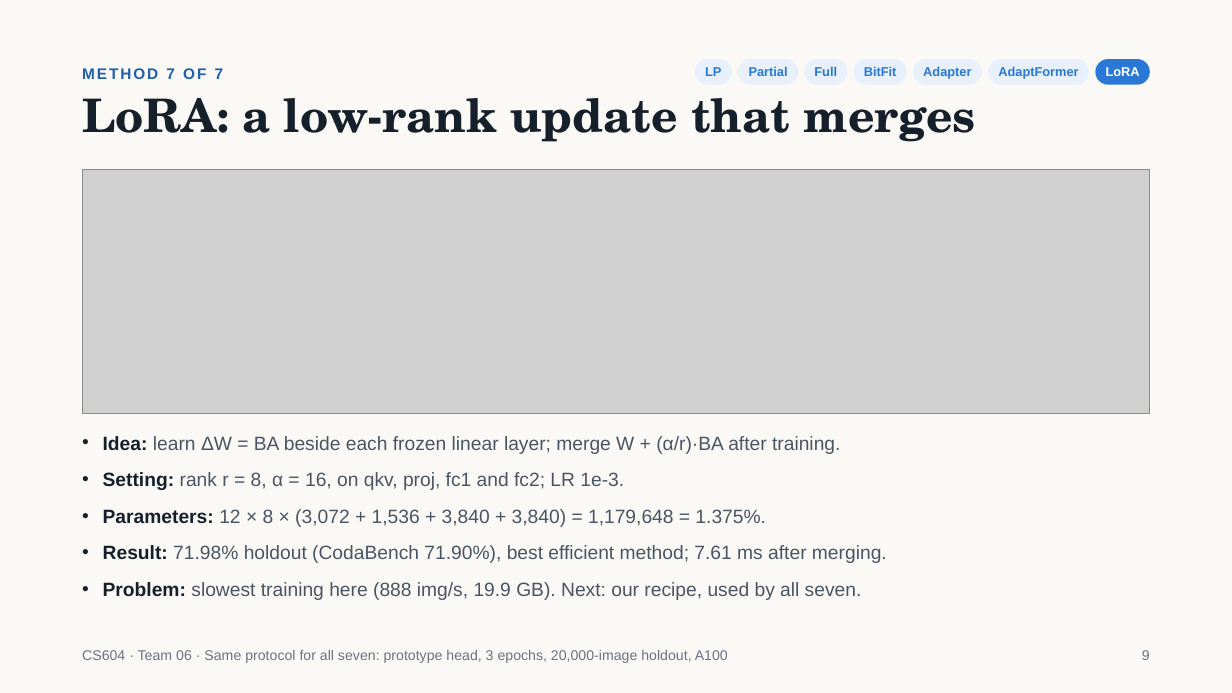
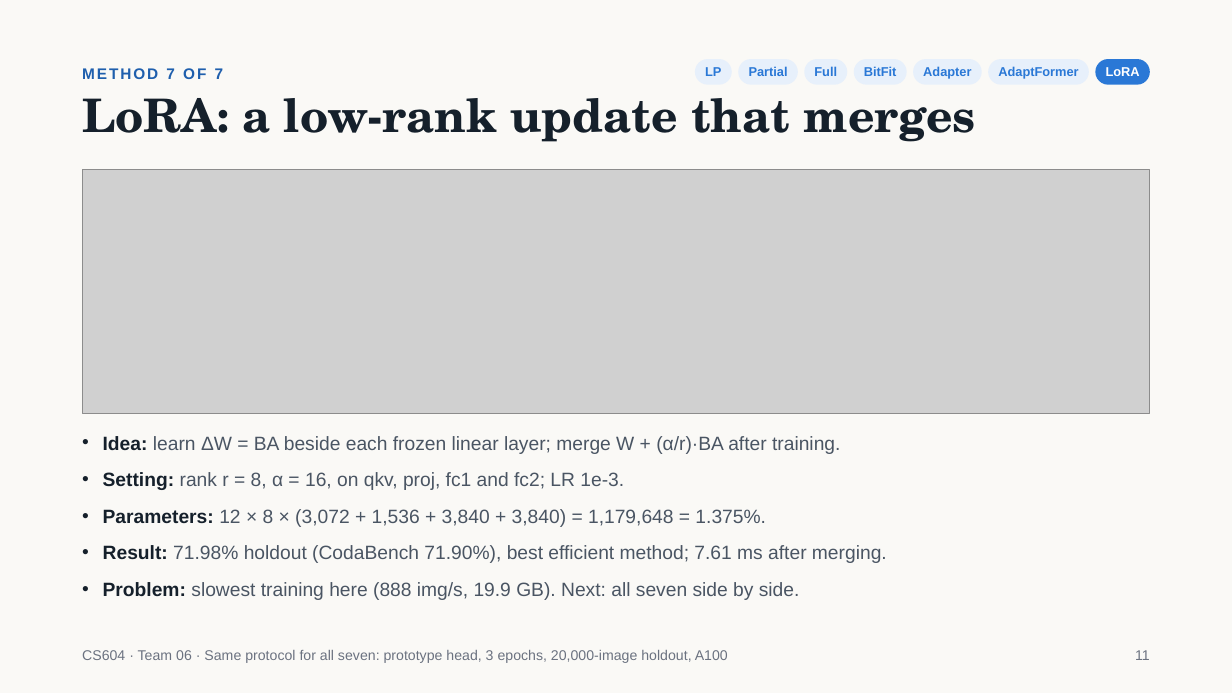
Before and after one commit to jiaobuchong/deep-cv, a slide deck: slide 11 of cs604_team06_slides.pptx (slide 9 before the commit). Drawn at 1232x693 pixels with LibreOffice and Linux fonts; fonts in the diff are those of the drawing; grey boxes stand for pictures. Boxes give left, top, right and bottom in pixels: in the first picture for what was removed or moved away, otherwise in the second. Text is boxed around its words. In the diff, an @@ line names an element or a change of style, - is before the commit and + after.

```diff
--- a/cs604_team06_slides.pptx
+++ b/cs604_team06_slides.pptx
@@ text at <box>103,582,800,600</box>: text changed @@
-• Problem: slowest training here (888 img/s, 19.9 GB). Next: our recipe, used by all seven.
+• Problem: slowest training here (888 img/s, 19.9 GB). Next: all seven side by side.
@@ text at <box>1135,650,1150,660</box>: text changed @@
-9
+11
```
Also in this commit, not shown: 17 other slides changed, 5 slides added, 1 slide removed, 51 other files.
